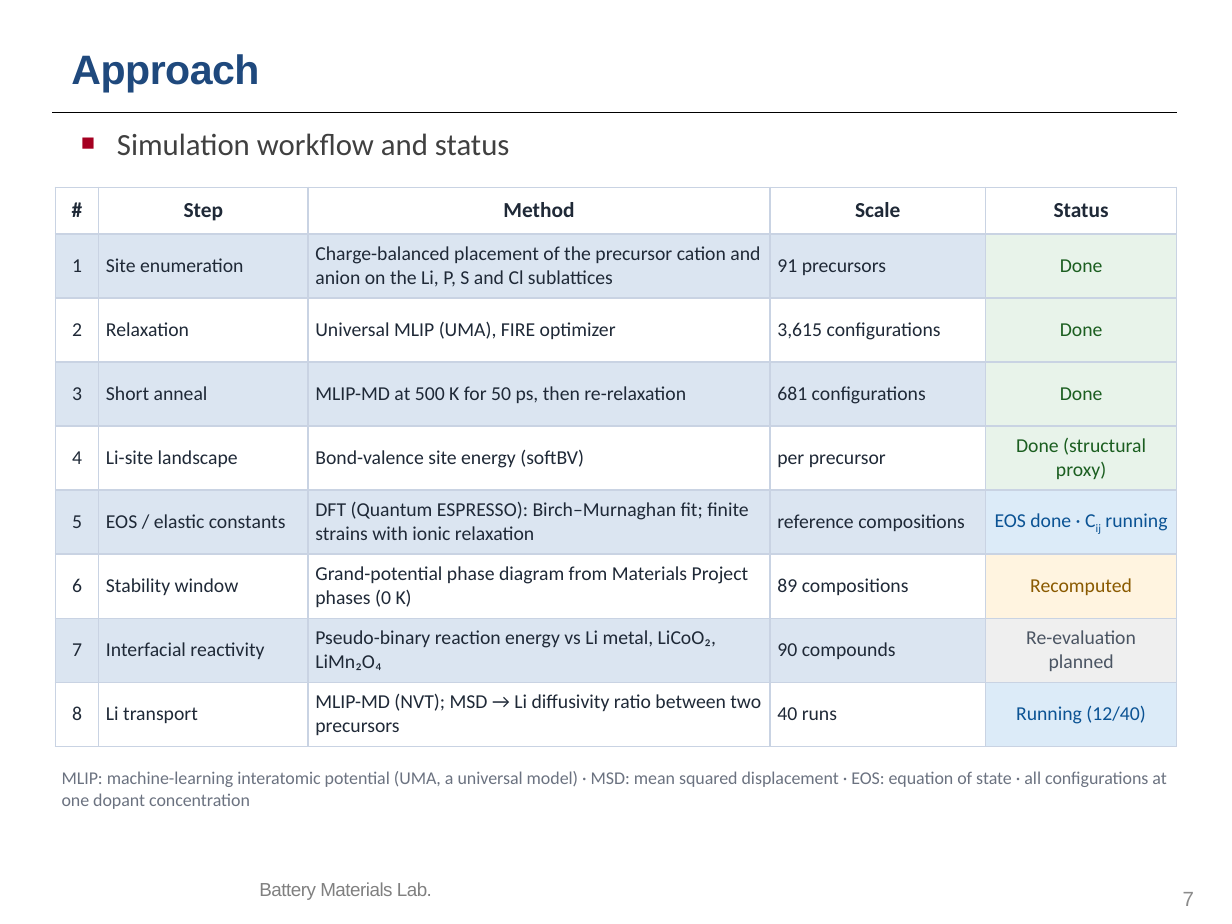
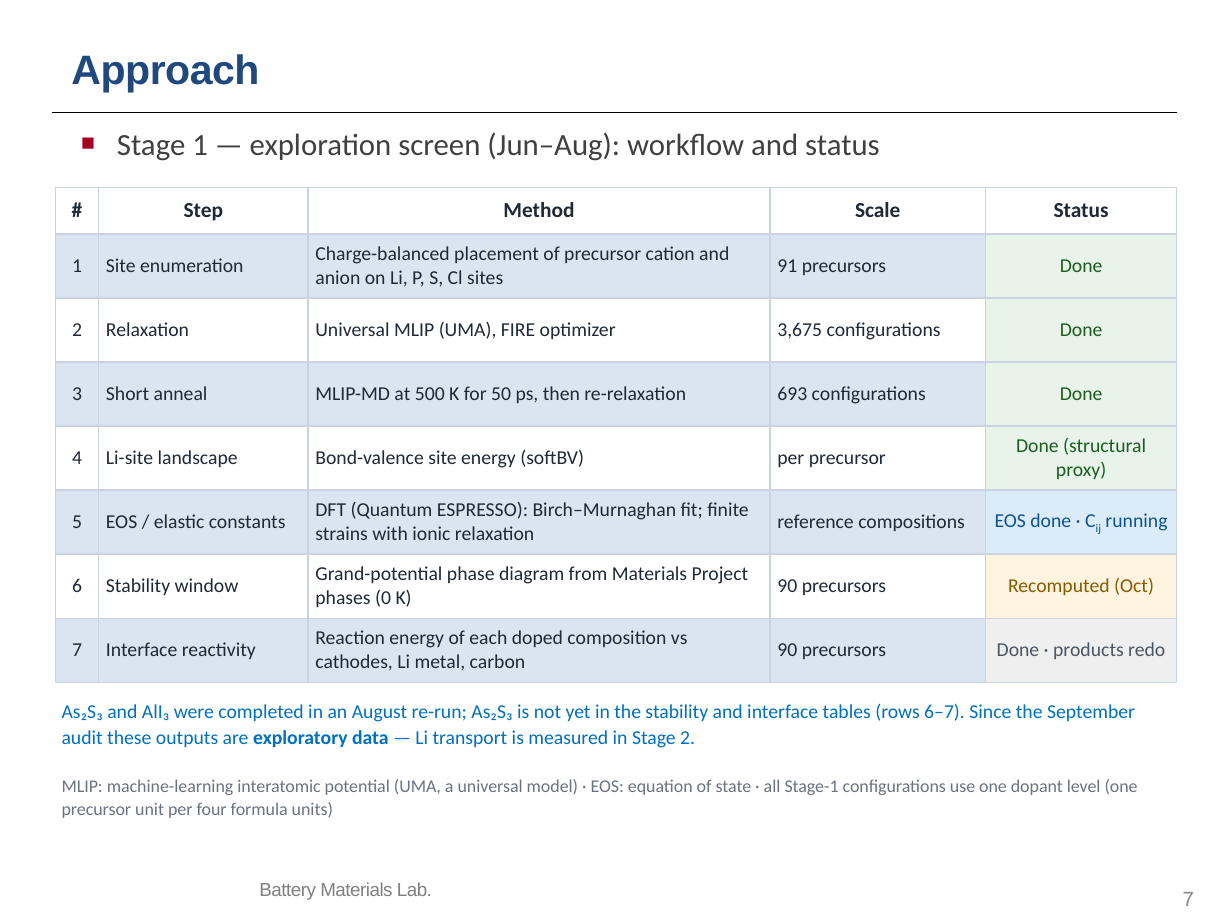
Before and after one commit to yonghoon7153-source/Yonghoon-DEM-DFT, a slide deck: slide 7 of kb/seminars/Research_Seminar_2026_10_13_cascade_progress.pptx. Drawn at 1232x924 pixels with LibreOffice and Linux fonts; fonts in the diff are those of the drawing; background and template pictures are left out. Boxes give left, top, right and bottom in pixels: in the first picture for what was removed or moved away, otherwise in the second. Text is boxed around its words. In the diff, an @@ line names an element or a change of style, - is before the commit and + after.

```diff
--- a/kb/seminars/Research_Seminar_2026_10_13_cascade_progress.pptx
+++ b/kb/seminars/Research_Seminar_2026_10_13_cascade_progress.pptx
@@ text at (117, 132, 880, 161): text changed @@
-■ Simulation workflow and status
+■ Stage 1 — exploration screen (Jun–Aug): workflow and status
@@ table at (55, 187, 1177, 683) @@
-row 2, column 3: Charge-balanced placement of the precursor cation and anion on the Li, P, S and Cl sublattices
+row 2, column 3: Charge-balanced placement of precursor cation and anion on Li, P, S, Cl sites
-row 3, column 4: 3,615 configurations
+row 3, column 4: 3,675 configurations
-row 4, column 4: 681 configurations
+row 4, column 4: 693 configurations
-row 7: 6 | Stability window | Grand-potential phase diagram from Materials Project phases (0 K) | 89 compositions | Recomputed
-row 8: 7 | Interfacial reactivity | Pseudo-binary reaction energy vs Li metal, LiCoO₂, LiMn₂O₄ | 90 compounds | Re-evaluation planned
-row 9: 8 | Li transport | MLIP-MD (NVT); MSD → Li diffusivity ratio between two precursors | 40 runs | Running (12/40)
+row 7: 6 | Stability window | Grand-potential phase diagram from Materials Project phases (0 K) | 90 precursors | Recomputed (Oct)
+row 8: 7 | Interface reactivity | Reaction energy of each doped composition vs cathodes, Li metal, carbon | 90 precursors | Done · products redo
@@ text added at (62, 703, 1135, 748), 11.5 pt, text #0070C0 @@
+As₂S₃ and AlI₃ were completed in an August re-run; As₂S₃ is not yet in the stability and interface tables (rows 6–7). Since the September audit these outputs are exploratory data — Li transport is measured in Stage 2.
@@ text at (62, 779, 1138, 818): text changed @@
-MLIP: machine-learning interatomic potential (UMA, a universal model) · MSD: mean squared displacement · EOS: equation of state · all configurations at one dopant concentration
+MLIP: machine-learning interatomic potential (UMA, a universal model) · EOS: equation of state · all Stage-1 configurations use one dopant level (one precursor unit per four formula units)
```
Also in this commit, not shown: 9 other slides changed, 1 slide added, 17 other files.
